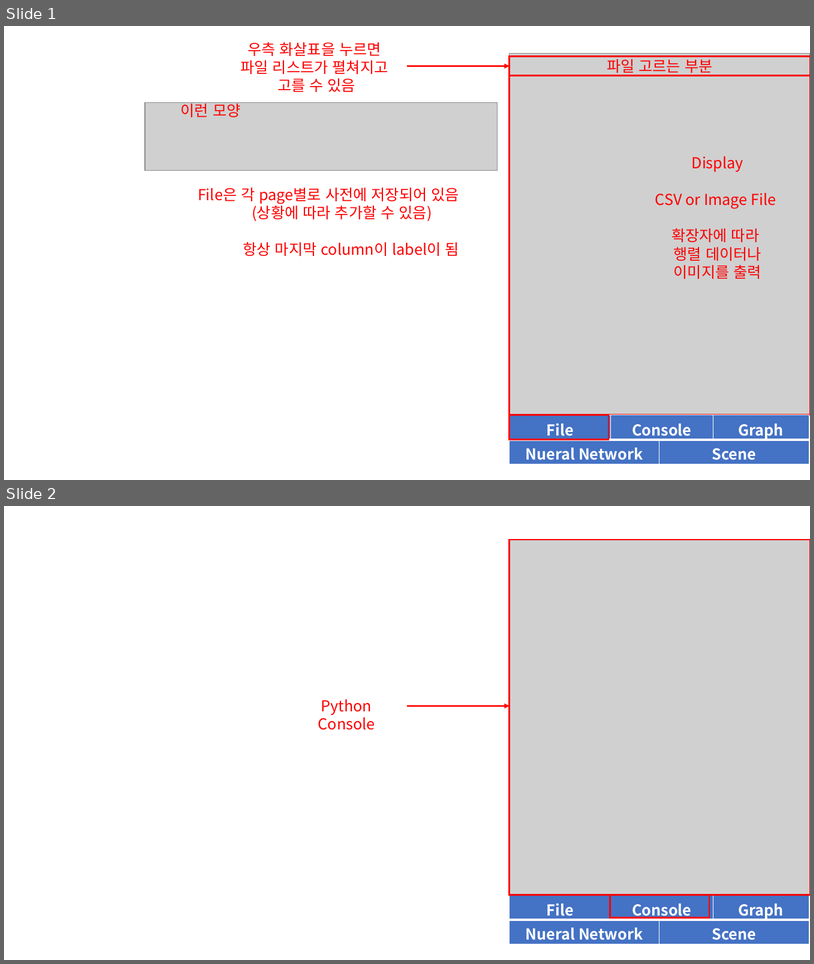
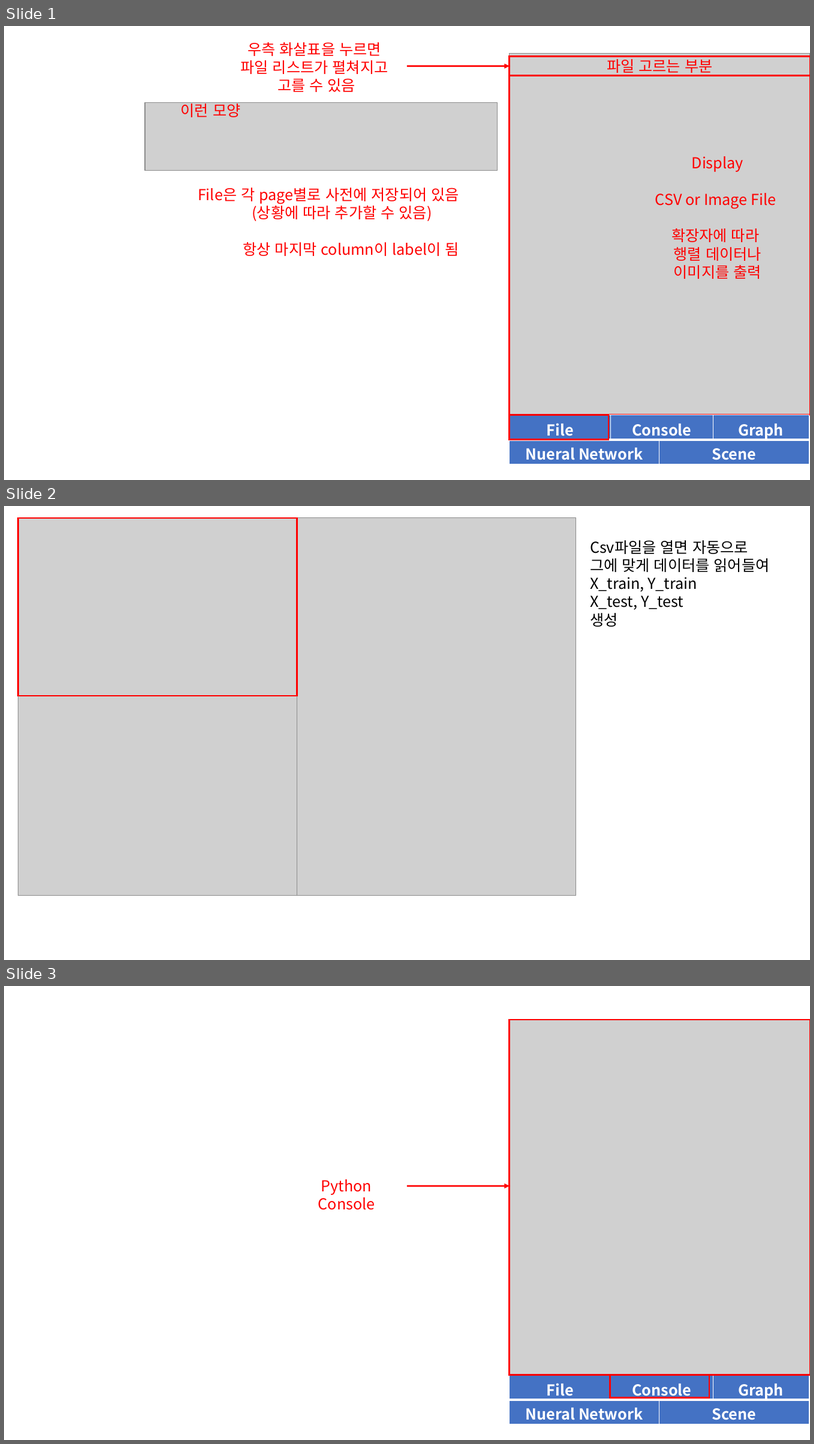
Before and after one commit to Linejin/ai_study, a slide deck: planning/codeAlive AI Practice UI.pptx. Shown one above the other, each under a label of ours: slides 1 and 2 before the commit, slides 1, 2 and 3 after it. The pictures are 814x964 and 814x1444 pixels, drawn with LibreOffice and Linux fonts; fonts in the diff are those of the drawing; grey boxes stand for pictures; background and template pictures are left out. Boxes give left, top, right and bottom in pixels: in the first picture for what was removed or moved away, otherwise in the second. Text is boxed around its words. In the diff, an @@ line names an element or a change of style, - is before the commit and + after.

```diff
--- a/planning/codeAlive AI Practice UI.pptx
+++ b/planning/codeAlive AI Practice UI.pptx
@@ slide 2 added at <box>4,506,810,960</box>, background #FFFFFF @@
@@ picture added at <box>18,518,297,895</box> @@
@@ rectangle added at <box>18,518,297,696</box>, outline #FF0000 2 pt @@
@@ picture added at <box>297,518,576,895</box> @@
@@ text added at <box>590,540,770,627</box>, 18 pt, text #000000 @@
+Csv파일을 열면 자동으로
+그에 맞게 데이터를 읽어들여
+X_train, Y_train
+X_test, Y_test
+생성
@@ what was slide 2 is now slide 3 @@
```
Also in this commit, not shown: 2 other slides added.
